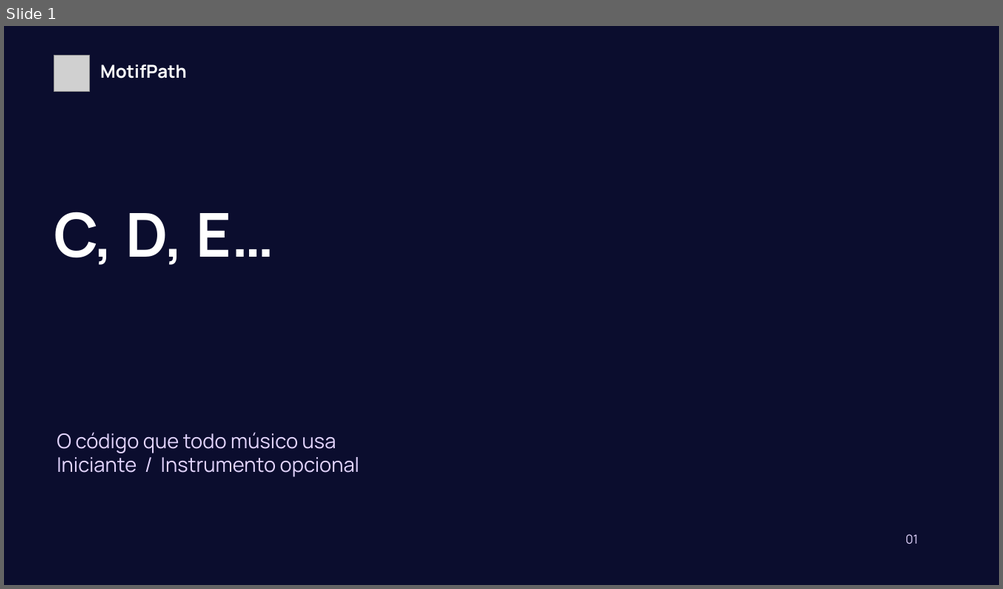
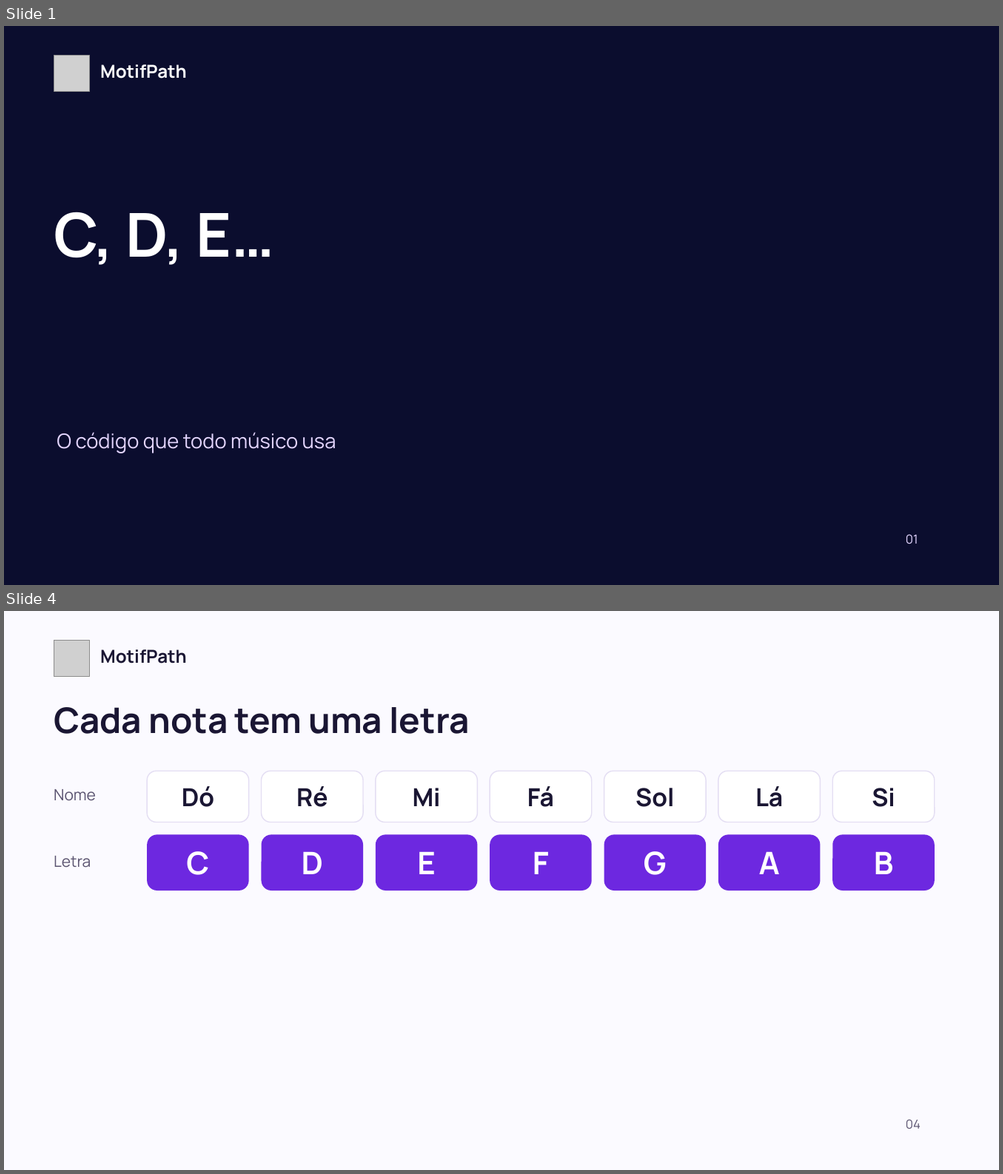
Before and after one commit to motifpath/motifpath-specs, a slide deck: curriculum/content/first-notes/slides/lesson-a.pt-BR.pptx. Shown one above the other, each under a label of ours: slide 1 before the commit, slides 1 and 4 after it; the slides between them are not shown. The pictures are 1003x589 and 1003x1174 pixels, drawn with LibreOffice and Linux fonts; fonts in the diff are those of the drawing; grey boxes stand for pictures; background and template pictures are left out. Boxes give left, top, right and bottom in pixels: in the first picture for what was removed or moved away, otherwise in the second. Text is boxed around its words. In the diff, an @@ line names an element or a change of style, - is before the commit and + after.

```diff
--- a/curriculum/content/first-notes/slides/lesson-a.pt-BR.pptx
+++ b/curriculum/content/first-notes/slides/lesson-a.pt-BR.pptx
@@ slide 4 added at <box>4,611,999,1170</box>, background #FBFAFF @@
@@ picture added at <box>54,641,90,677</box> @@
@@ text added at <box>100,649,187,664</box>, 17.2 pt, text #1A1633, bold @@
+MotifPath
@@ text added at <box>54,707,469,734</box>, 34 pt, text #1A1633, bold @@
+Cada nota tem uma letra
@@ rounded rectangle added at <box>148,772,249,823</box>, fill #FFFFFF, outline #E4DEF3 1 pt, 24 pt, text #1A1633, bold @@
+Dó
@@ rounded rectangle added at <box>262,772,363,823</box>, fill #FFFFFF, outline #E4DEF3 1 pt, 24 pt, text #1A1633, bold @@
+Ré
@@ rounded rectangle added at <box>375,772,477,823</box>, fill #FFFFFF, outline #E4DEF3 1 pt, 24 pt, text #1A1633, bold @@
+Mi
@@ rounded rectangle added at <box>489,772,591,823</box>, fill #FFFFFF, outline #E4DEF3 1 pt, 24 pt, text #1A1633, bold @@
+Fá
@@ rounded rectangle added at <box>604,772,706,823</box>, fill #FFFFFF, outline #E4DEF3 1 pt, 24 pt, text #1A1633, bold @@
+Sol
@@ rounded rectangle added at <box>718,772,819,823</box>, fill #FFFFFF, outline #E4DEF3 1 pt, 24 pt, text #1A1633, bold @@
+Lá
@@ rounded rectangle added at <box>832,772,933,823</box>, fill #FFFFFF, outline #E4DEF3 1 pt, 24 pt, text #1A1633, bold @@
+Si
@@ text added at <box>54,789,96,801</box>, 15 pt, text #5B5470 @@
+Nome
@@ rounded rectangle added at <box>148,834,249,891</box>, fill #6D28E0, 30 pt, text #FFFFFF, bold @@
+C
@@ rounded rectangle added at <box>262,834,363,891</box>, fill #6D28E0, 30 pt, text #FFFFFF, bold @@
+D
@@ rounded rectangle added at <box>375,834,477,891</box>, fill #6D28E0, 30 pt, text #FFFFFF, bold @@
+E
@@ rounded rectangle added at <box>489,834,591,891</box>, fill #6D28E0, 30 pt, text #FFFFFF, bold @@
+F
@@ rounded rectangle added at <box>604,834,706,891</box>, fill #6D28E0, 30 pt, text #FFFFFF, bold @@
+G
@@ rounded rectangle added at <box>718,834,819,891</box>, fill #6D28E0, 30 pt, text #FFFFFF, bold @@
+A
@@ rounded rectangle added at <box>832,834,933,891</box>, fill #6D28E0, 30 pt, text #FFFFFF, bold @@
+B
@@ text added at <box>54,856,91,868</box>, 15 pt, text #5B5470 @@
+Letra
@@ text added at <box>905,1119,920,1129</box>, 12 pt, text #5B5470 @@
+04
@@ slide 1 changed as well @@
@@ text at <box>57,457,359,477</box>: paragraph removed @@
-Iniciante / Instrumento opcional
```
Also in this commit, not shown: 10 other slides changed, 3 other slides added, 7 other files.
